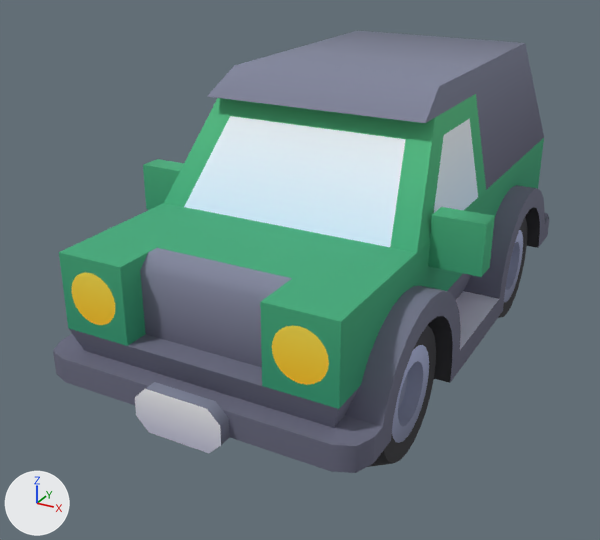
Before and after pictures for a commit that changed the glTF model assets/cars3d/suv.glb.
Rendered twice from a camera (50 mm lens) standing at (1.49, -3.21, 1.91) and looking at (-0.16, -0.21, 0.42). Every picture has the same lights, and +X, +Y and +Z are marked at lower left. The first picture is the older version. Where no turn or scale is listed for an object, it has been applied to the vertices. Vertices at exactly the same position are counted once.

The scene before the commit, as lines of its bpy script (objects in view):
```python
me_body = bpy.data.meshes.new('body')
me_body.from_pydata(...)  # 461 vertices, 814 faces; spans x -0.75..0.75, y -1.35..1.2, z 0.0..1.1
me_body.materials.append(mat_colormap)
me_wheel_back_left = bpy.data.meshes.new('wheel-back-left')
me_wheel_back_left.from_pydata(...)  # 216 vertices, 332 faces; spans x -0.05..0.3, y -0.3..0.3, z -0.3..0.3
me_wheel_back_left.materials.append(mat_colormap)
me_wheel_front_left = bpy.data.meshes.new('wheel-front-left')
me_wheel_front_left.from_pydata(...)  # 216 vertices, 332 faces; spans x -0.05..0.3, y -0.3..0.3, z -0.3..0.3
me_wheel_front_left.materials.append(mat_colormap)
ob_body = bpy.data.objects.new('body', me_body)
ob_body.location = (0.0, 0.0, 0.2)
ob_wheel_back_left = bpy.data.objects.new('wheel-back-left', me_wheel_back_left)
ob_wheel_back_left.location = (0.3, 0.56, 0.3)
ob_wheel_front_left = bpy.data.objects.new('wheel-front-left', me_wheel_front_left)
ob_wheel_front_left.location = (0.3, -0.76, 0.3)
```
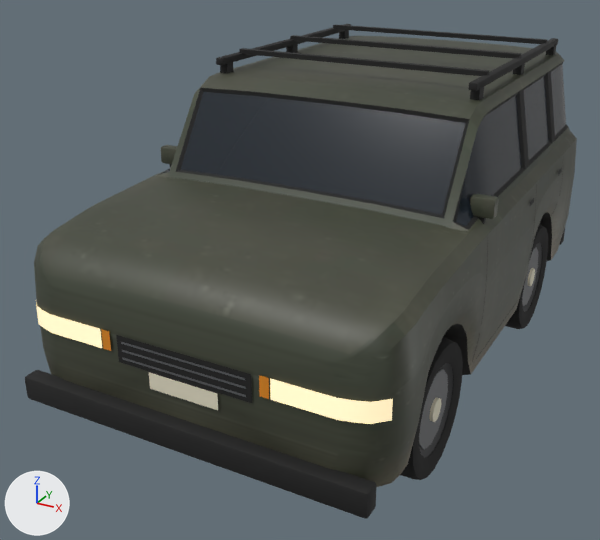
Changed parts and their boxes [x1, y1, x2, y2] in the pictures (600 x 540 px):
'body', reshaped, moved, recoloured (11% wider, 12% taller): before [53, 31, 550, 473]; after [25, 24, 577, 518]
'wheel-front-left', reshaped, moved, recoloured: before [368, 325, 436, 467]; after [400, 337, 463, 480]
'wheel-back-left', moved: before [498, 218, 527, 318]; after [505, 224, 548, 329]
'wheel-front-left.1', added: after [419, 363, 453, 458]
    faces in mat_rim_silver (dark grey #5a5c5f): [419, 369, 448, 450]
    faces in mat_rim_dark (black #2a2b2d): [419, 363, 453, 458]
    faces in mat_plate (pale yellow #e6e0c8): [429, 397, 441, 422]
'wheel-back-left.1', added: after [522, 242, 542, 312]
    faces in mat_rim_silver (dark grey #5a5c5f): [522, 247, 538, 306]
    faces in mat_rim_dark (black #2a2b2d): [523, 242, 542, 312]
part 1 of me_body, added: after [470, 85, 484, 100]
part 2 of me_body, added: after [513, 63, 525, 75]
part 3 of me_body, added: after [546, 44, 556, 55]
part 4 of me_body, added: after [220, 61, 234, 73]
part 5 of me_body, added: after [286, 43, 298, 53]
part 6 of me_body, added: after [339, 30, 349, 39]
part 7 of me_body, added (black): after [239, 48, 489, 76]
part 8 of me_body, added (black): after [290, 35, 521, 59]
part 9 of me_body, added (black): after [333, 24, 547, 44]
part 10 of me_body, rebuilt (9% wider, 19% taller): before [53, 94, 550, 473]; after [34, 36, 577, 487]
part 11 of me_body, deleted: before [135, 116, 478, 453]
part 12 of me_body, reshaped: before [207, 31, 544, 190]; after [161, 24, 565, 362]
part 13 of me_body, added: after [25, 302, 393, 518]
part 14 of me_wheel_front_left, rebuilt: before [368, 325, 436, 467]; after [400, 337, 463, 480]
part 15 of me_wheel_front_left, deleted (blue): before [392, 345, 429, 443]
part 16 of me_wheel_front_left, deleted (blue): before [398, 361, 423, 426]

The change, as a diff of the scene's bpy script:
```diff
--- a/assets/cars3d/suv.glb.py
+++ b/assets/cars3d/suv.glb.py
@@ me_body @@
-me_body.from_pydata(...)  # 461 vertices, 814 faces; spans x -0.75..0.75, y -1.35..1.2, z 0.0..1.1
-me_body.materials.append(mat_colormap)
+me_body.from_pydata(...)  # 1906 vertices, 3428 faces; spans x -0.75..0.75, y -1.36..1.25, z 0.2..1.33
+# me_body part 1: a new loose piece, a box spanning x 0.544..0.578, y -0.164..-0.114, z 1.244..1.294, in mat_trim_black (black #1a1a1a)
+# me_body part 2: a new loose piece, a box spanning x 0.544..0.578, y 0.416..0.466, z 1.244..1.294, in mat_trim_black (black #1a1a1a)
+# me_body part 3: a new loose piece, a box spanning x 0.544..0.578, y 0.995..1.045, z 1.244..1.294, in mat_trim_black (black #1a1a1a)
+# me_body part 4: a new loose piece, a box spanning x -0.578..-0.544, y -0.164..-0.114, z 1.244..1.294, in mat_trim_black (black #1a1a1a)
+# me_body part 5: a new loose piece, a box spanning x -0.578..-0.544, y 0.416..0.466, z 1.244..1.294, in mat_trim_black (black #1a1a1a)
+# me_body part 6: a new loose piece, a box spanning x -0.578..-0.544, y 0.995..1.045, z 1.244..1.294, in mat_trim_black (black #1a1a1a)
+# me_body part 7: a new loose piece, a box spanning x -0.561..0.561, y -0.034..-0.004, z 1.309..1.329, in mat_trim_black (black #1a1a1a)
+# me_body part 8: a new loose piece, a box spanning x -0.561..0.561, y 0.426..0.456, z 1.309..1.329, in mat_trim_black (black #1a1a1a)
+# me_body part 9: a new loose piece, a box spanning x -0.561..0.561, y 0.885..0.915, z 1.309..1.329, in mat_trim_black (black #1a1a1a)
+# me_body part 10: the loose piece of 385 vertices spanning x -0.75..0.75, y -1.3..1.15, z 0.0..1.0 is rebuilt with 1190 vertices and now spans x -0.74..0.74, y -1.3..1.18, z 0.2..1.26
+# me_body part 11: 8 loose pieces with 58 vertices, spanning x -0.55..0.55, y -1.35..1.2, z 0.01..1.01, are deleted
+# me_body part 12: 18 vertices removed from x -0.55..0.55, y -0.43..1.15, z 0.6..1.1; 482 vertices added at x -0.75..0.75, y -0.44..1.25, z 0.21..1.31
+# me_body part 13: 146 vertices added at x -0.72..0.72, y -1.36..-1.23, z 0.21..0.58
+# other edits to the shape of me_body do not show in these pictures
+me_body.materials.append(mat_body_paint)  # picture img_suv
+me_body.materials.append(mat_trim_black)  # black #1a1a1a
+me_body.materials.append(mat_glass_tint)  # black #16202a
+me_body.materials.append(mat_bumper_plastic)  # black #2b2a28
+me_body.materials.append(mat_headlight)  # beige #fff1d0, glowing beige #cbb78b
+me_body.materials.append(mat_taillight)  # red #b01a1e
+me_body.materials.append(mat_indicator)  # orange #e08a1e
+me_body.materials.append(mat_plate)  # pale yellow #e6e0c8
+me_body.materials.append(mat_rim_silver)  # dark grey #5a5c5f
+me_body.materials.append(mat_door_seam_soft)  # dark grey #4a4540
@@ me_wheel_front_left @@
-me_wheel_front_left.from_pydata(...)  # 216 vertices, 332 faces; spans x -0.05..0.3, y -0.3..0.3, z -0.3..0.3
-me_wheel_front_left.materials.append(mat_colormap)
+me_wheel_front_left.from_pydata(...)  # 140 vertices, 240 faces; spans x -0.12..0.12, y -0.263..0.262, z -0.256..0.256
+# me_wheel_front_left part 14: the loose piece of 120 vertices spanning x -0.05..0.3, y -0.3..0.3, z -0.3..0.3 is rebuilt with 140 vertices and now spans x -0.12..0.12, y -0.263..0.262, z -0.256..0.256, in mat_tire_rubber (black #161616)
+# me_wheel_front_left part 15: the loose piece of 48 vertices spanning x 0.3, y -0.181..0.181, z -0.181..0.181 is deleted
+# me_wheel_front_left part 16: the loose piece of 48 vertices spanning x 0.25..0.3, y -0.12..0.12, z -0.12..0.12 is deleted
+me_wheel_front_left.materials.append(mat_tire_rubber)  # black #161616
@@ ob_body @@
 ob_body = bpy.data.objects.new('body', me_body)
-ob_body.location = (0.0, 0.0, 0.2)
+ob_body.location = (0.0, 0.0, 0.0)
@@ ob_wheel_back_left @@
 ob_wheel_back_left = bpy.data.objects.new('wheel-back-left', me_wheel_back_left)
-ob_wheel_back_left.location = (0.3, 0.56, 0.3)
+ob_wheel_back_left.location = (0.594, 0.56, 0.263)
@@ ob_wheel_front_left @@
 ob_wheel_front_left = bpy.data.objects.new('wheel-front-left', me_wheel_front_left)
-ob_wheel_front_left.location = (0.3, -0.76, 0.3)
+ob_wheel_front_left.location = (0.594, -0.76, 0.263)
@@ ob_wheel_back_left_1 @@
+ob_wheel_back_left_1 = bpy.data.objects.new('wheel-back-left.1', me_wheel_back_left_1)  # 105 vertices, 180 faces; spans x 0.08..0.108, y -0.174..0.174, z -0.174..0.174; in mat_rim_dark (black #2a2b2d), mat_rim_silver (dark grey #5a5c5f), mat_plate (pale yellow #e6e0c8)
+ob_wheel_back_left_1.location = (0.594, 0.56, 0.263)
@@ ob_wheel_front_left_1 @@
+ob_wheel_front_left_1 = bpy.data.objects.new('wheel-front-left.1', me_wheel_front_left_1)  # 105 vertices, 180 faces; spans x 0.08..0.108, y -0.174..0.174, z -0.174..0.174; in mat_rim_dark (black #2a2b2d), mat_rim_silver (dark grey #5a5c5f), mat_plate (pale yellow #e6e0c8)
+ob_wheel_front_left_1.location = (0.594, -0.76, 0.263)
```
